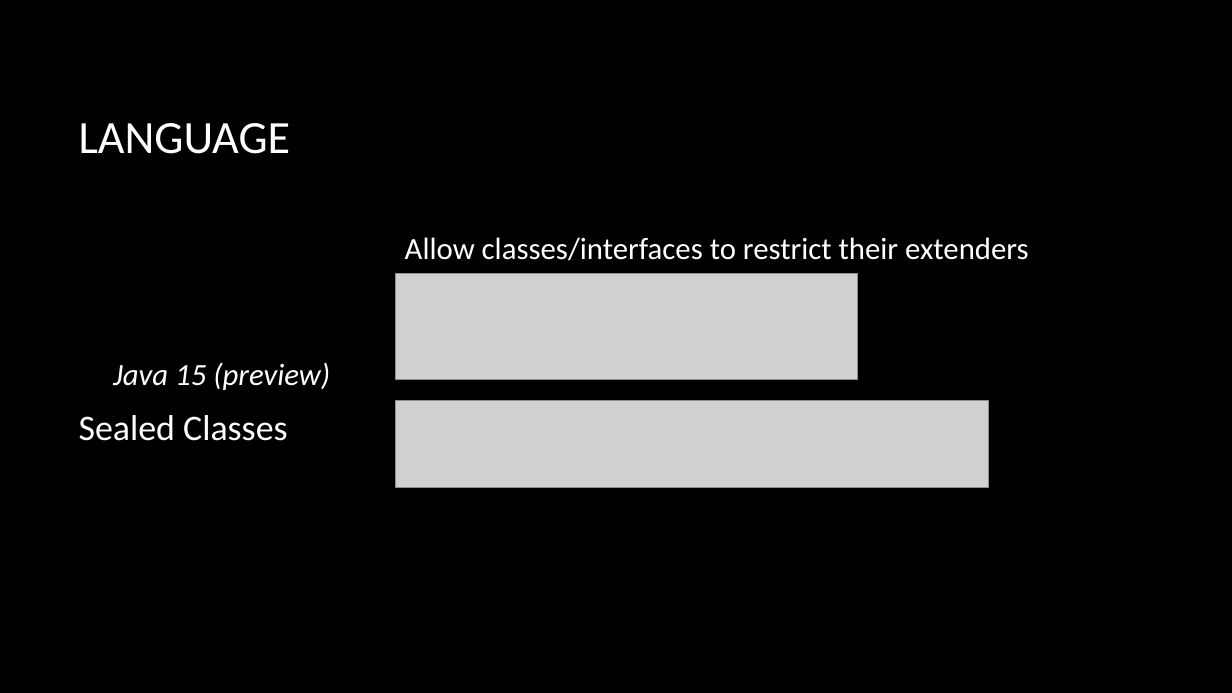
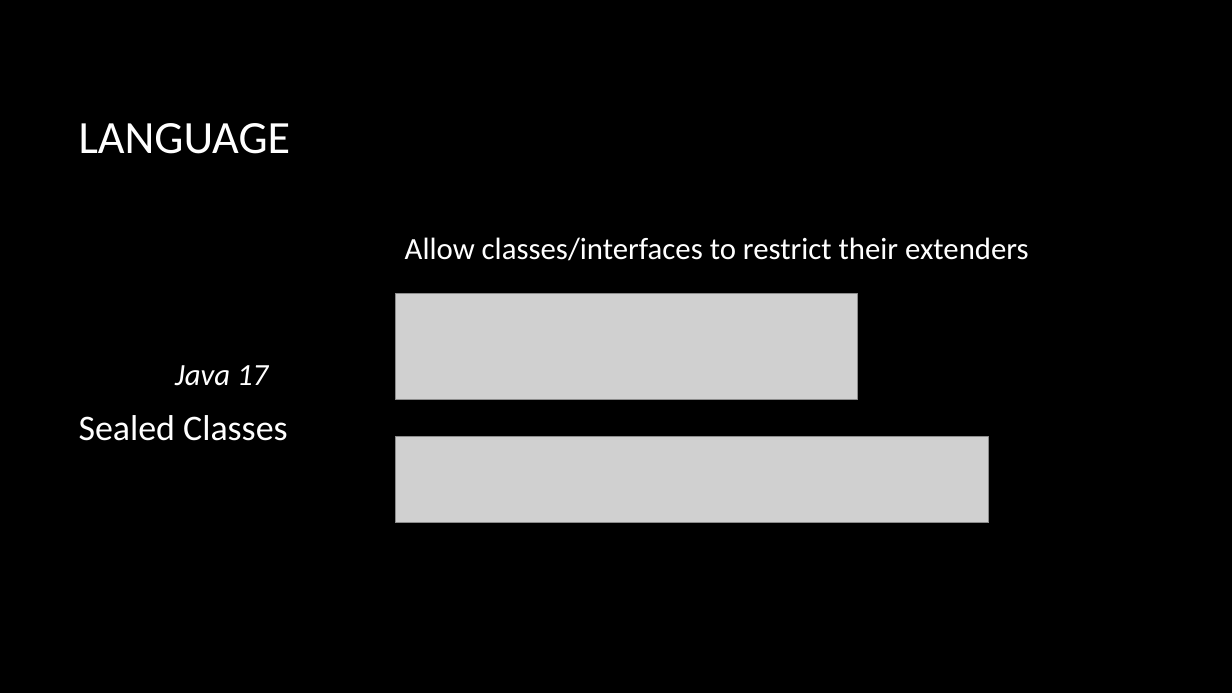
Before and after one commit to macdaddyaz/modern-java, a slide deck: slide 25 of Java 9 and up.pptx. Drawn at 1232x693 pixels with LibreOffice and Linux fonts; fonts in the diff are those of the drawing; grey boxes stand for pictures; background and template pictures are left out. Boxes give left, top, right and bottom in pixels: in the first picture for what was removed or moved away, otherwise in the second. Text is boxed around its words. In the diff, an @@ line names an element or a change of style, - is before the commit and + after.

Commit message:
Updates for Java to version 18 (with allusions to 19)

```diff
--- a/Java 9 and up.pptx
+++ b/Java 9 and up.pptx
@@ picture moved from (x1=396, y1=274, x2=858, y2=380) to (x1=396, y1=294, x2=858, y2=400) @@
@@ text at (x1=175, y1=365, x2=268, y2=386): text changed @@
-Java 15 (preview)
+Java 17
@@ picture moved from (x1=396, y1=401, x2=989, y2=487) to (x1=396, y1=437, x2=989, y2=523) @@
```
Also in this commit, not shown: 19 other slides changed, 9 slides added, 3 other files.
